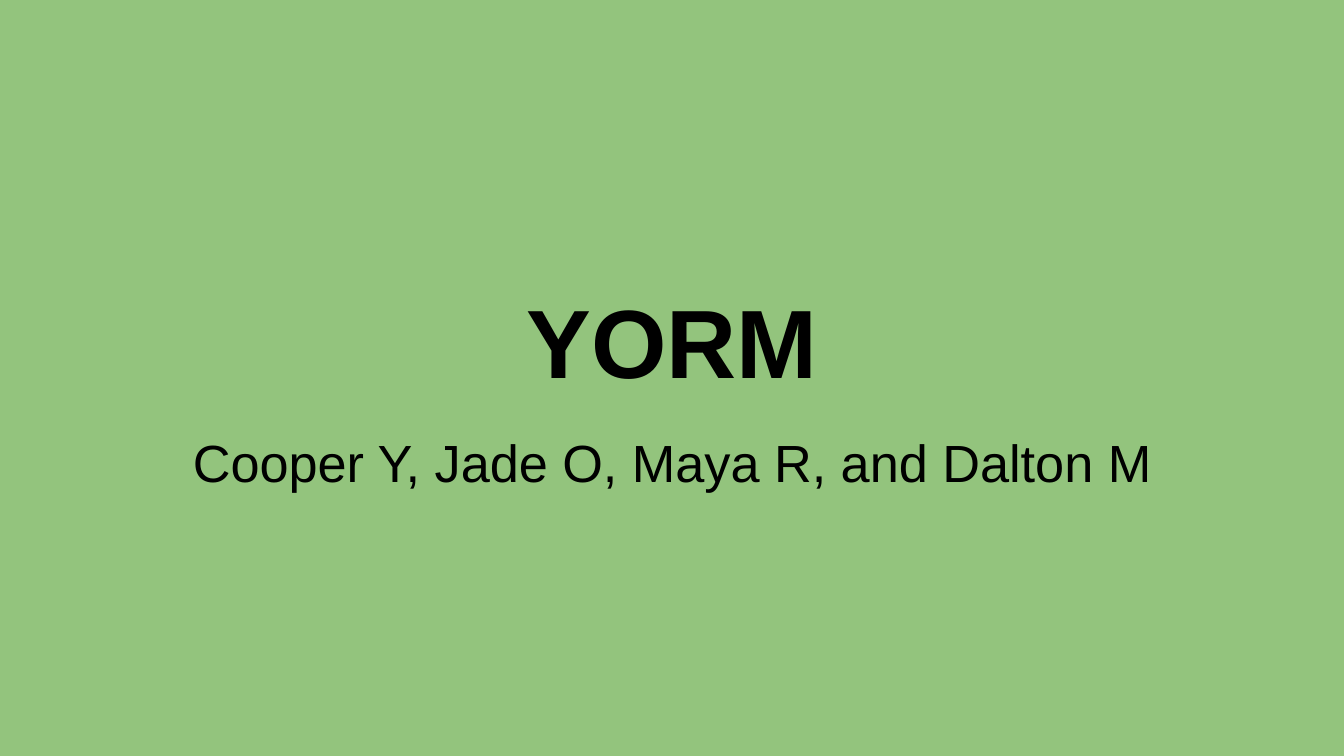
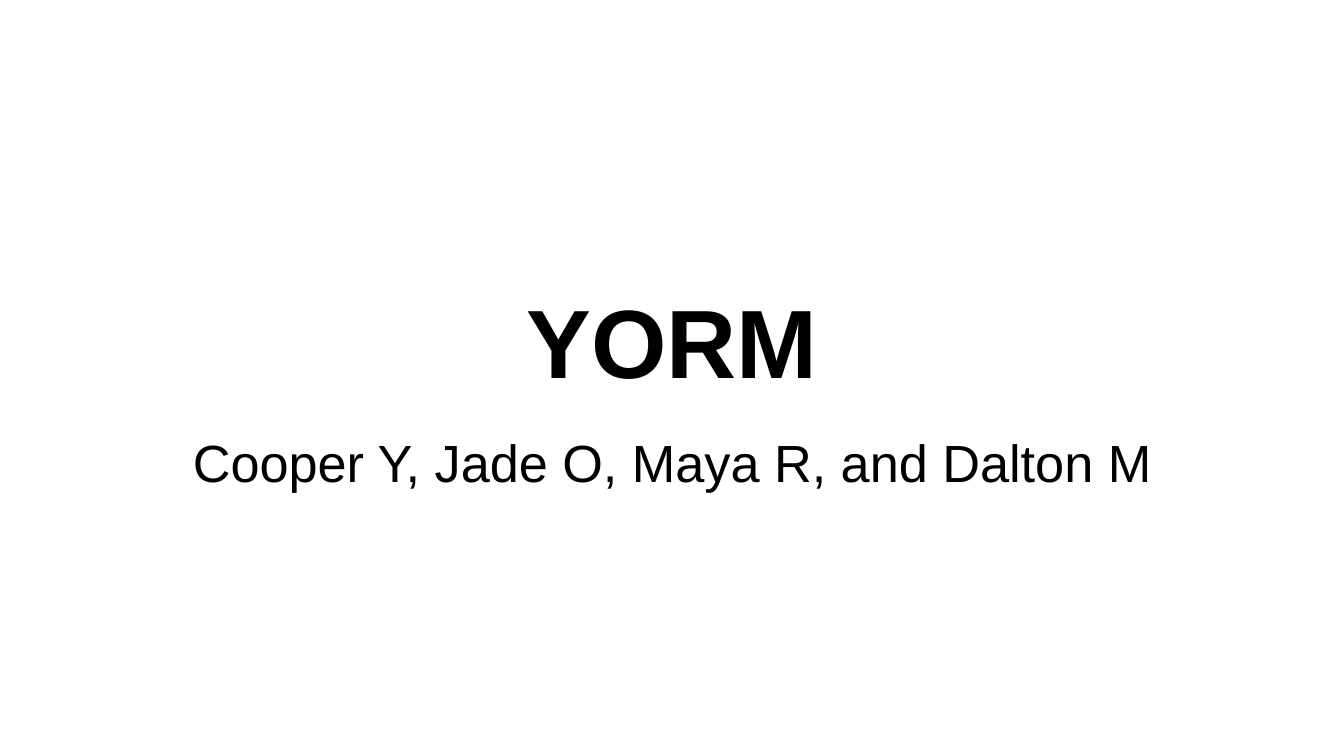
Before and after one commit to OU-CS3560/s24-wordle-fibble-6, a slide deck: slide 1 of _presentations/checkpoint_1.pptx. Drawn at 1344x756 pixels with LibreOffice and Linux fonts; fonts in the diff are those of the drawing. Boxes give left, top, right and bottom in pixels: in the first picture for what was removed or moved away, otherwise in the second. Text is boxed around its words. In the diff, an @@ line names an element or a change of style, - is before the commit and + after.

```diff
--- a/_presentations/checkpoint_1.pptx
+++ b/_presentations/checkpoint_1.pptx
@@ background #93C47D to #FFFFFF @@
```
Also in this commit, not shown: 4 other slides changed, 1 slide added.
